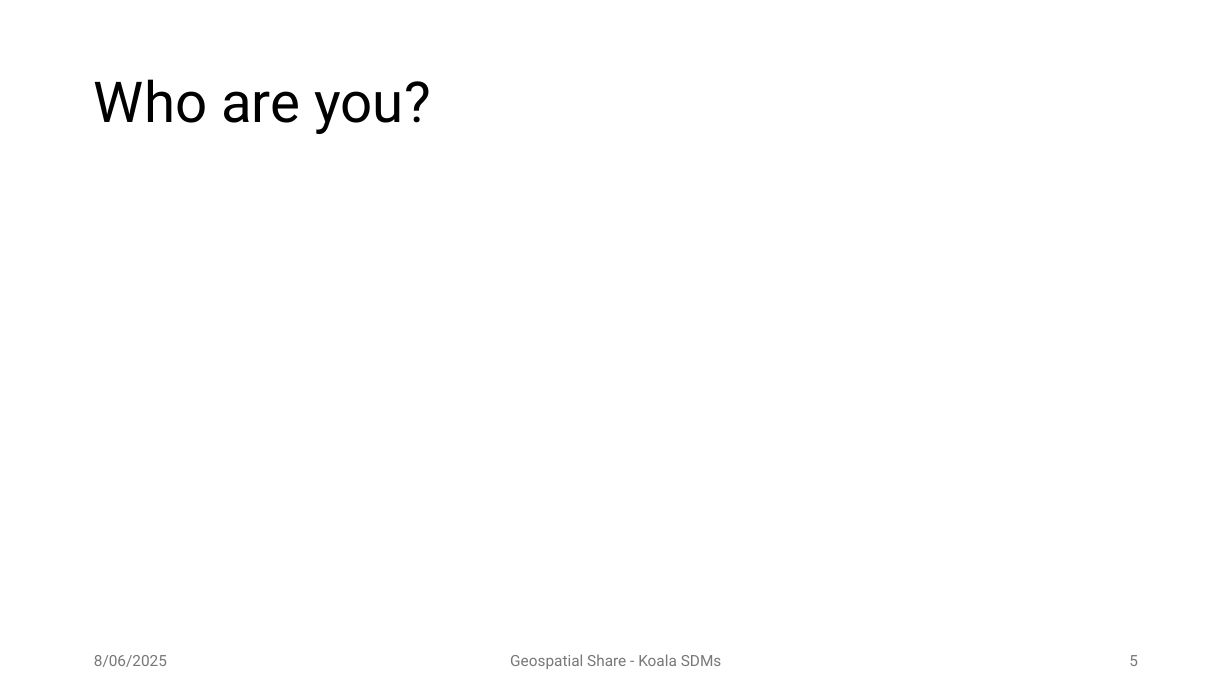
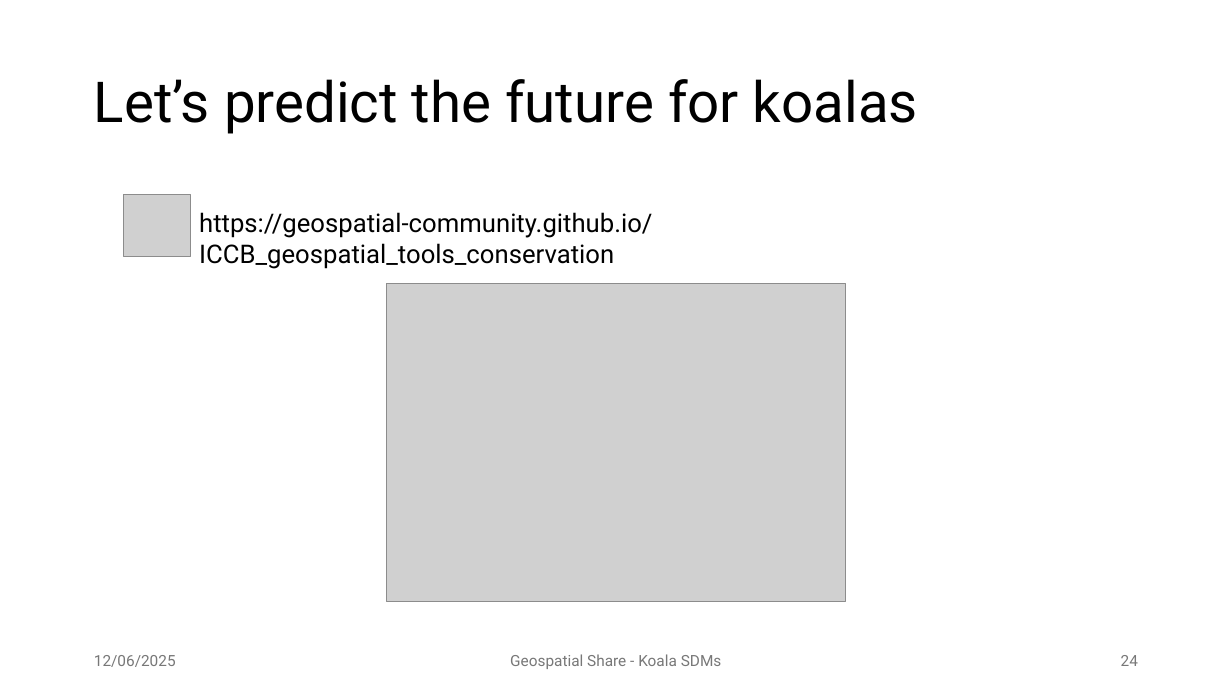
Before and after one commit to patch105/ICCB_koala_sdm, a slide deck: slide 24 of ICCB_koala_sdm_slides.pptx (slide 5 before the commit). Drawn at 1232x693 pixels with LibreOffice and Linux fonts; fonts in the diff are those of the drawing; grey boxes stand for pictures; background and template pictures are left out. Boxes give left, top, right and bottom in pixels: in the first picture for what was removed or moved away, otherwise in the second. Text is boxed around its words. In the diff, an @@ line names an element or a change of style, - is before the commit and + after.

```diff
--- a/ICCB_koala_sdm_slides.pptx
+++ b/ICCB_koala_sdm_slides.pptx
@@ title at box(94, 79, 918, 134): text changed @@
-Who are you?
+Let’s predict the future for koalas
@@ picture added at box(124, 194, 190, 257) @@
@@ text added at box(199, 212, 652, 269), 20 pt, text #000000 @@
+https://geospatial-community.github.io/ICCB_geospatial_tools_conservation
@@ picture added at box(386, 284, 847, 602) @@
@@ text at box(94, 655, 176, 667): text changed @@
-8/06/2025
+12/06/2025
@@ page number at box(1121, 655, 1138, 666): text changed @@
-5
+24
```
Also in this commit, not shown: 26 other slides changed, 20 slides removed, 1 other file.
